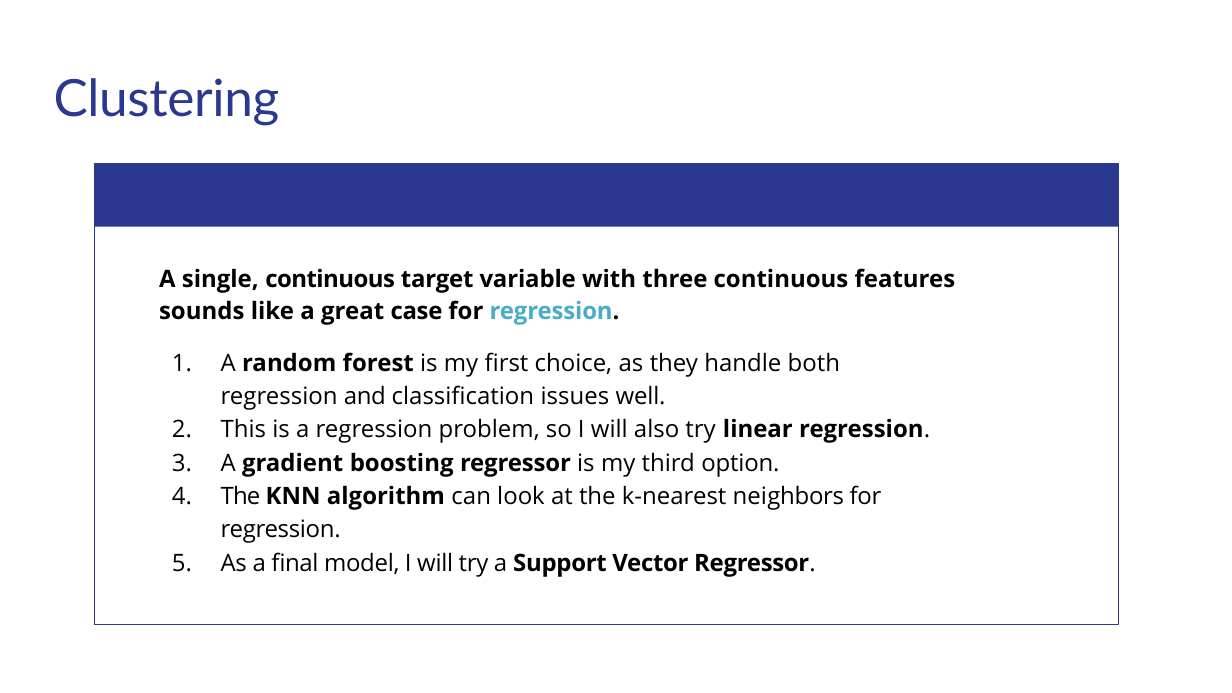
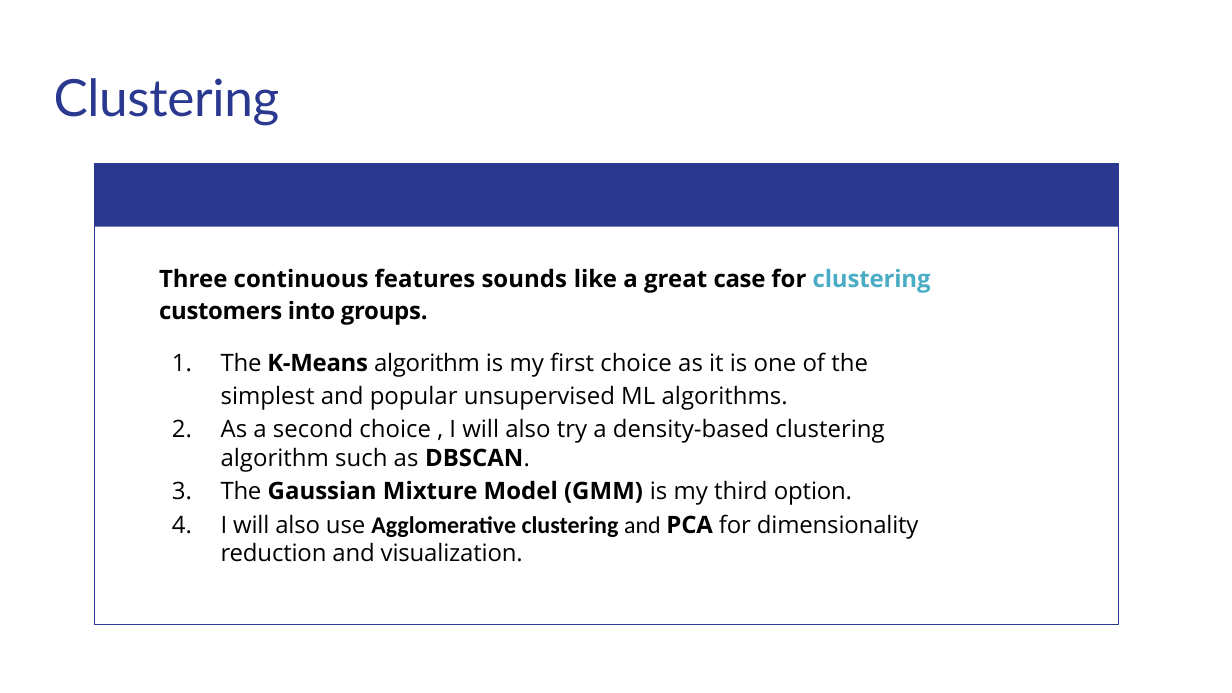
Before and after one commit to matthewshawnkehoe/Data-Science-Projects, a slide deck: slide 20 of Capstone Projects/Capstone_Three_Unsupervised_ML/Classifying_Mall_Customers.pptx. Drawn at 1232x693 pixels with LibreOffice and Linux fonts; fonts in the diff are those of the drawing. Boxes give left, top, right and bottom in pixels: in the first picture for what was removed or moved away, otherwise in the second. Text is boxed around its words. In the diff, an @@ line names an element or a change of style, - is before the commit and + after.

Commit message:
Updated mall customer analysis

```diff
--- a/Capstone Projects/Capstone_Three_Unsupervised_ML/Classifying_Mall_Customers.pptx
+++ b/Capstone Projects/Capstone_Three_Unsupervised_ML/Classifying_Mall_Customers.pptx
@@ text at box(159, 268, 931, 562): text changed @@
-A single, continuous target variable with three continuous features sounds like a great case for regression.
-1. A random forest is my first choice, as they handle both regression and classification issues well.
-2. This is a regression problem, so I will also try linear regression.
-3. A gradient boosting regressor is my third option.
-4. The KNN algorithm can look at the k-nearest neighbors for regression.
-5. As a final model, I will try a Support Vector Regressor.
+Three continuous features sounds like a great case for clustering customers into groups.
+1. The K-Means algorithm is my first choice as it is one of the simplest and popular unsupervised ML algorithms.
+2. As a second choice , I will also try a density-based clustering algorithm such as DBSCAN.
+3. The Gaussian Mixture Model (GMM) is my third option.
+4. I will also use Agglomerative clustering and PCA for dimensionality reduction and visualization.
```
Also in this commit, not shown: 10 other slides changed, 4 slides added, 4 slides removed, 1 other file.
